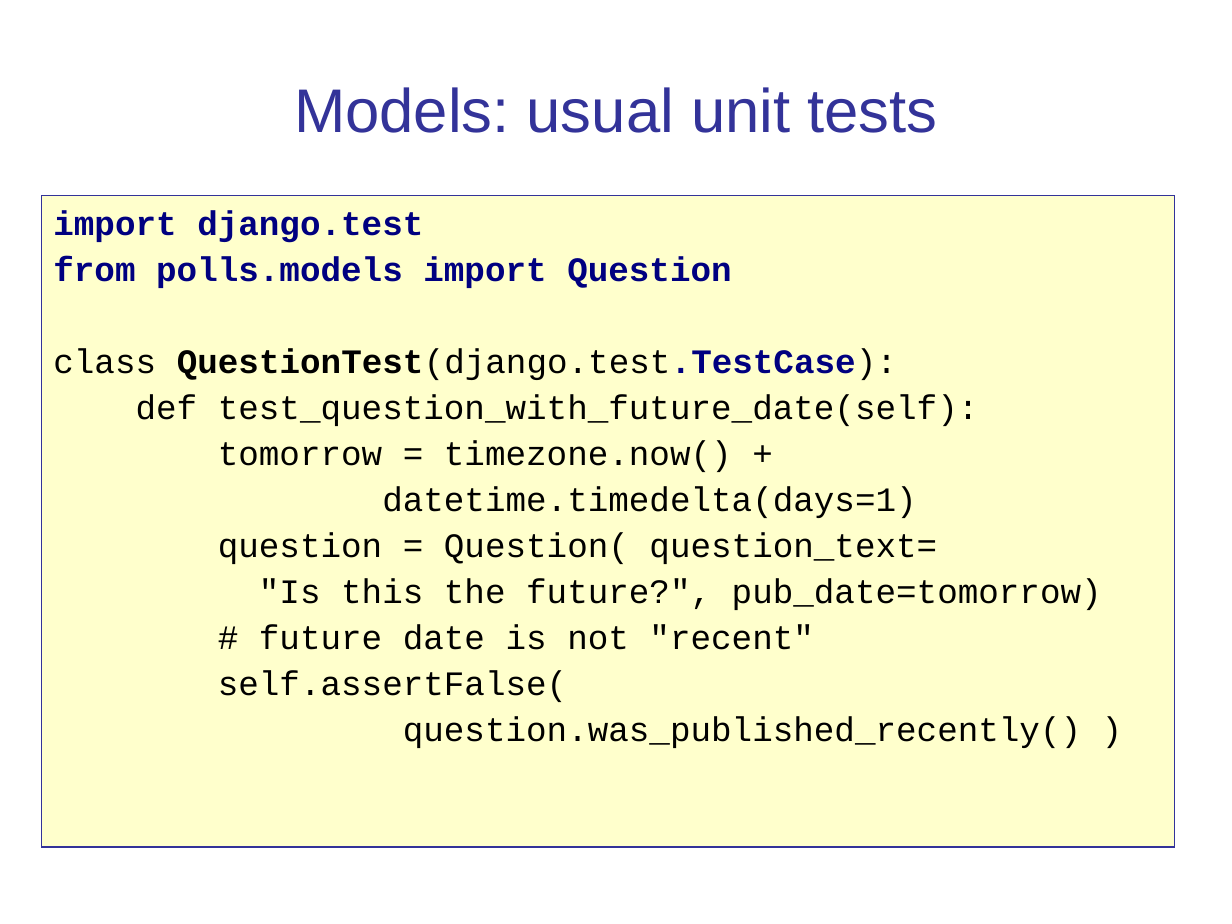
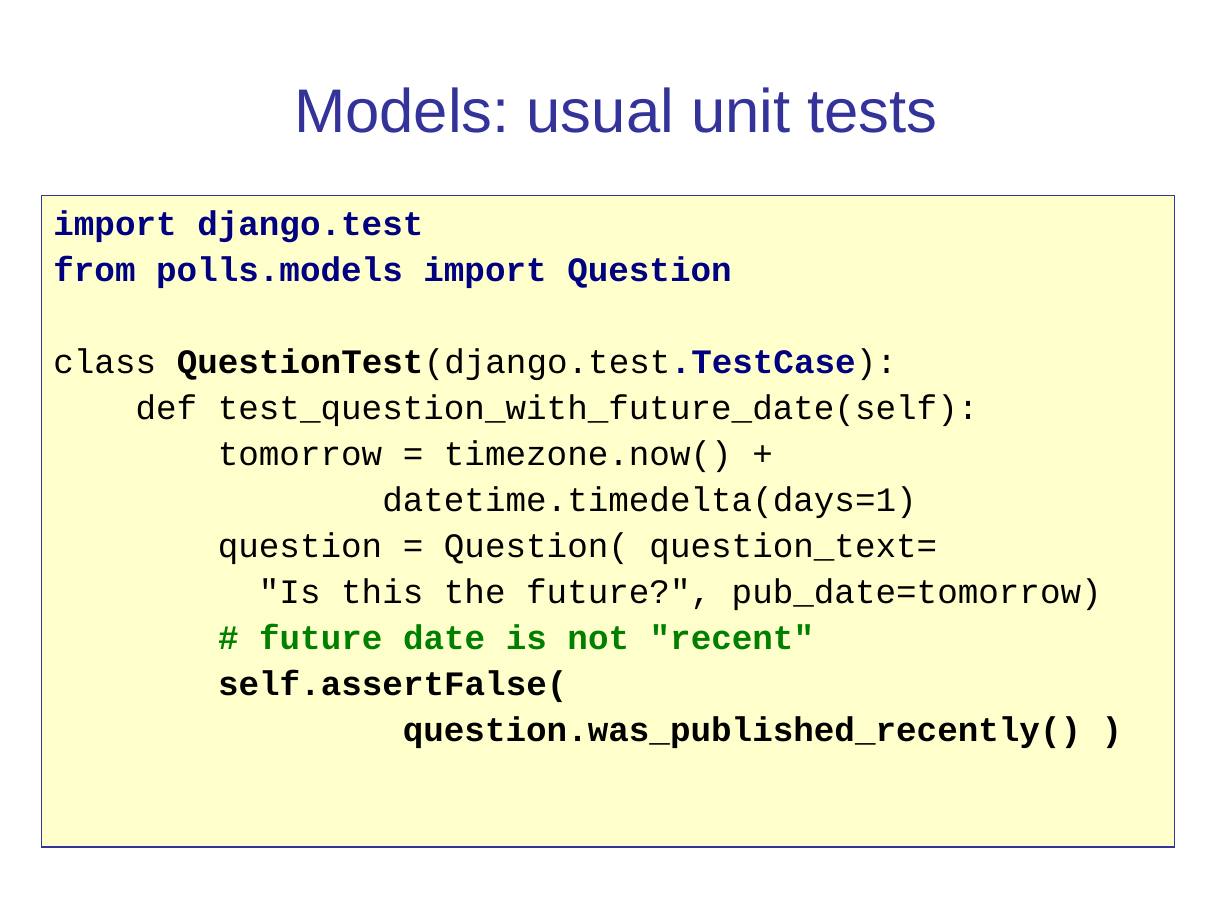
Before and after one commit to cpske/ISP, a slide deck: slide 4 of testing/WebTesting.ppt. Drawn at 1232x924 pixels with LibreOffice and Linux fonts; fonts in the diff are those of the drawing. Boxes give left, top, right and bottom in pixels: in the first picture for what was removed or moved away, otherwise in the second. Text is boxed around its words. In the diff, an @@ line names an element or a change of style, - is before the commit and + after.

```diff
--- a/testing/WebTesting.ppt
+++ b/testing/WebTesting.ppt
@@ text in rectangle at [218, 624, 1081, 748]: text colour #000000 to #008000 in "# future date is not "recent""; bold on in "# future date is not "recent"", "self.assertFalse(", "question.was_published_recently() )" @@
```
Also in this commit, not shown: 9 other slides changed, 5 other files.
